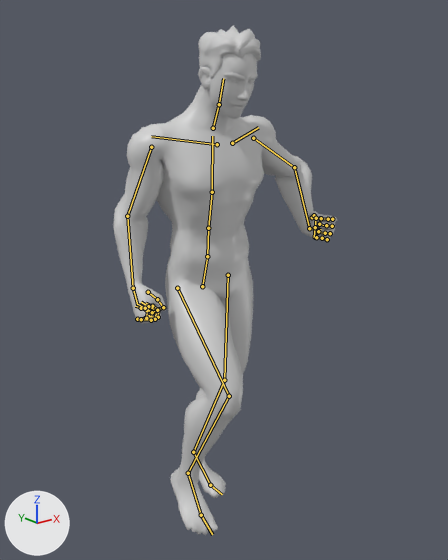
An edit to the glTF model assets/models/character/guardian.glb, drawn before and after from the same camera.
Before and after are seen from a 50 mm lens placed at (-1.26, -1.705, 1.651), pointed at (0.126, 0.028, 0.958). The axes (+X, +Y, +Z) are drawn at lower left. The lights are the same throughout. The first picture is the older version. Both versions are drawn at frame 13 of the action 'BowRun'; the numbers are the values there. The bones that change, and the others that lie on the model, are drawn over the model as lines.

Objects in the first picture: 'StoneGuardian'.
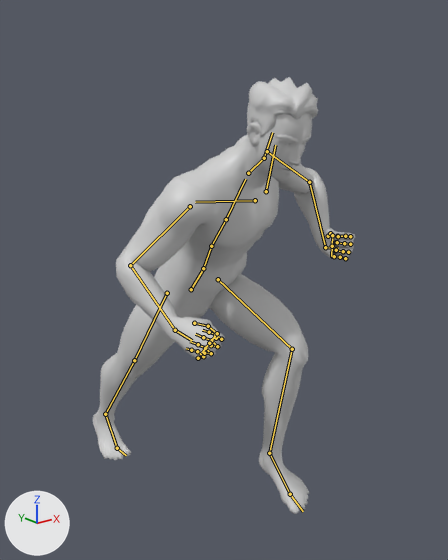
Changed parts and their boxes (x1, y1, x2, y2) in the pictures (448 x 560 px):
'StoneGuardian', posed (17% wider, 14% shorter): before (113, 25, 337, 535); after (93, 77, 355, 514)
bone 'pelvis', root to tip: before (202, 286) to (207, 259); after (191, 289) to (202, 270)
bone 'spine_02', root to tip: before (208, 228) to (212, 192); after (211, 246) to (226, 219)
bone 'spine_03', root to tip: before (212, 192) to (212, 136); after (226, 219) to (245, 179)
bone 'neck_01', root to tip: before (213, 128) to (219, 104); after (248, 173) to (264, 158)
bone 'Head', root to tip: before (219, 104) to (223, 78); after (264, 158) to (272, 132)
bone 'clavicle_l', root to tip: before (232, 143) to (258, 127); after (266, 191) to (275, 145)
bone 'upperarm_l', root to tip: before (253, 138) to (294, 167); after (267, 151) to (309, 182)
bone 'lowerarm_l', root to tip: before (294, 167) to (309, 228); after (309, 182) to (325, 247)
bone 'hand_l', root to tip: before (309, 228) to (321, 229); after (325, 247) to (338, 248)
bone 'clavicle_r', root to tip: before (217, 144) to (151, 136); after (255, 200) to (195, 202)
bone 'upperarm_r', root to tip: before (151, 147) to (127, 216); after (190, 206) to (130, 265)
bone 'lowerarm_r', root to tip: before (127, 216) to (133, 288); after (130, 265) to (175, 330)
bone 'hand_r', root to tip: before (133, 288) to (137, 304); after (175, 330) to (192, 340)
bone 'thigh_l', root to tip: before (228, 275) to (224, 380); after (218, 279) to (292, 349)
bone 'calf_l', root to tip: before (224, 380) to (193, 452); after (292, 349) to (269, 453)
bone 'foot_l', root to tip: before (193, 452) to (210, 485); after (269, 453) to (290, 494)
bone 'ball_l', root to tip: before (210, 485) to (222, 494); after (290, 494) to (303, 511)
bone 'thigh_r', root to tip: before (177, 288) to (229, 396); after (167, 293) to (134, 360)
bone 'calf_r', root to tip: before (229, 396) to (188, 473); after (134, 360) to (105, 414)
bone 'foot_r', root to tip: before (188, 473) to (201, 515); after (105, 414) to (117, 448)
bone 'ball_r', root to tip: before (201, 515) to (212, 534); after (117, 448) to (126, 455)

The edits, one by one:
Bone 'pelvis' (bone_pelvis) moves from (0.039, -0.005, 0.001) to (0.004, -0.022, -0.02).
Bone 'pelvis' (bone_pelvis) turns from (0, 0, 2) to (23, 0, 1) degrees about its own x, y and z.
Bone 'spine_02' (bone_spine_02) turns from (9, 0, -1) to (14, 5, 1) degrees about its own x, y and z.
Bone 'spine_03' (bone_spine_03) turns from (9, -1, 2) to (15, 14, 8) degrees about its own x, y and z.
Bone 'neck_01' (bone_neck_01) turns from (-9, 0, -1) to (-14, -11, 2) degrees about its own x, y and z.
Bone 'Head' (bone_head) turns from (6, 0, -2) to (-14, -11, -1) degrees about its own x, y and z.
Bone 'clavicle_l' (bone_clavicle_l) turns from (0, 0, 1) to (0, 0, 2) degrees about its own x, y and z.
Bone 'upperarm_l' (bone_upperarm_l) turns from (8, 2, -31) to (45, -7, -37) degrees about its own x, y and z.
Bone 'lowerarm_l' (bone_lowerarm_l) turns from (43, 18, -42) to (65, 39, -2) degrees about its own x, y and z.
Bone 'hand_l' (bone_hand_l) turns from (76, -36, -8) to (105, -76, -32) degrees about its own x, y and z.
Bone 'clavicle_r' (bone_clavicle_r) turns from (0, 0, -7) to (0, 0, -3) degrees about its own x, y and z.
Bone 'upperarm_r' (bone_upperarm_r) turns from (0, -1, 75) to (4, -3, 51) degrees about its own x, y and z.
Bone 'lowerarm_r' (bone_lowerarm_r) turns from (32, -2, 8) to (86, 20, 5) degrees about its own x, y and z.
Bone 'hand_r' (bone_hand_r) turns from (21, -2, 1) to (23, -5, 4) degrees about its own x, y and z.
Bone 'thigh_l' (bone_thigh_l) turns from (0, 0, 4) to (-93, 0, 0) degrees about its own x, y and z.
Bone 'calf_l' (bone_calf_l) turns from (19, 0, 0) to (76, -1, 0) degrees about its own x, y and z.
Bone 'foot_l' (bone_foot_l) turns from (-6, 0, -1) to (12, 13, 3) degrees about its own x, y and z.
Bone 'ball_l' (bone_ball_l) turns from (13, 0, 0) to (0, 0, 0) degrees about its own x, y and z.
Bone 'thigh_r' (bone_thigh_r) turns from (-48, 1, 3) to (12, 0, 1) degrees about its own x, y and z.
Bone 'calf_r' (bone_calf_r) turns from (69, -2, 0) to (-4, 0, 0) degrees about its own x, y and z.
Bone 'foot_r' (bone_foot_r) turns from (11, 1, -3) to (-2, 0, 0) degrees about its own x, y and z.
Bone 'ball_r' (bone_ball_r) turns from (0, 0, 0) to (29, 0, 0) degrees about its own x, y and z.
